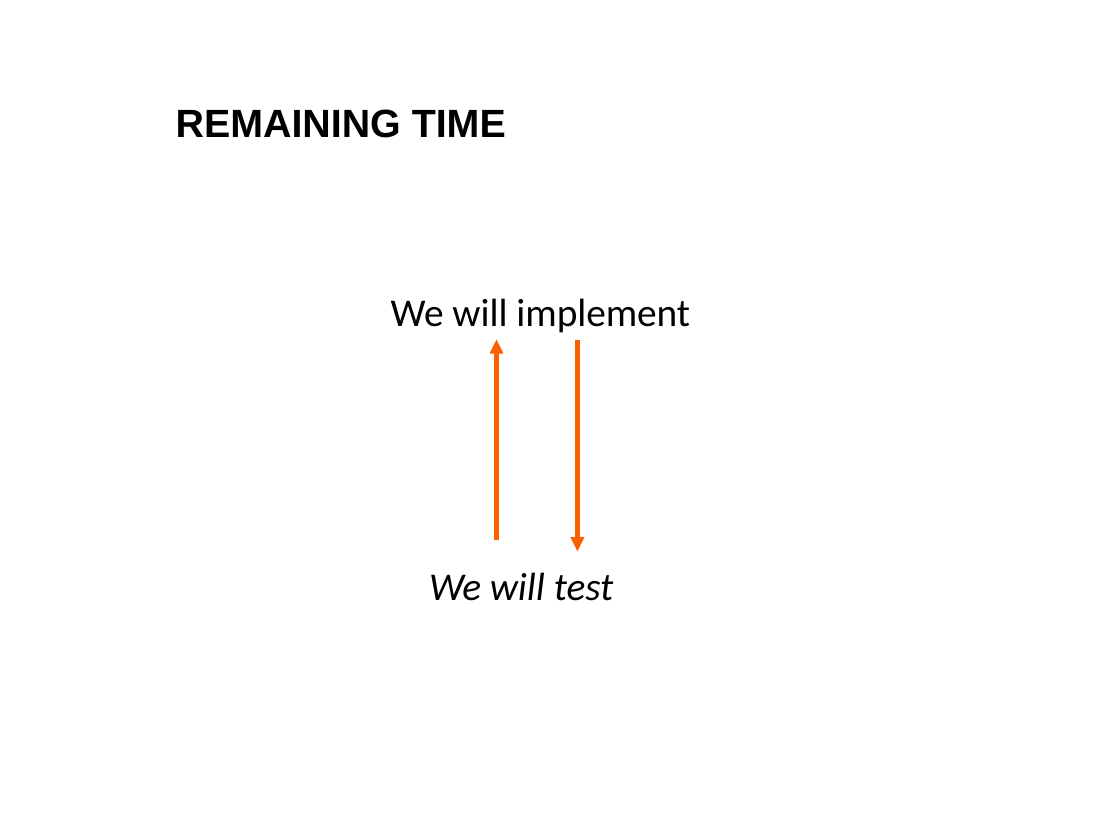
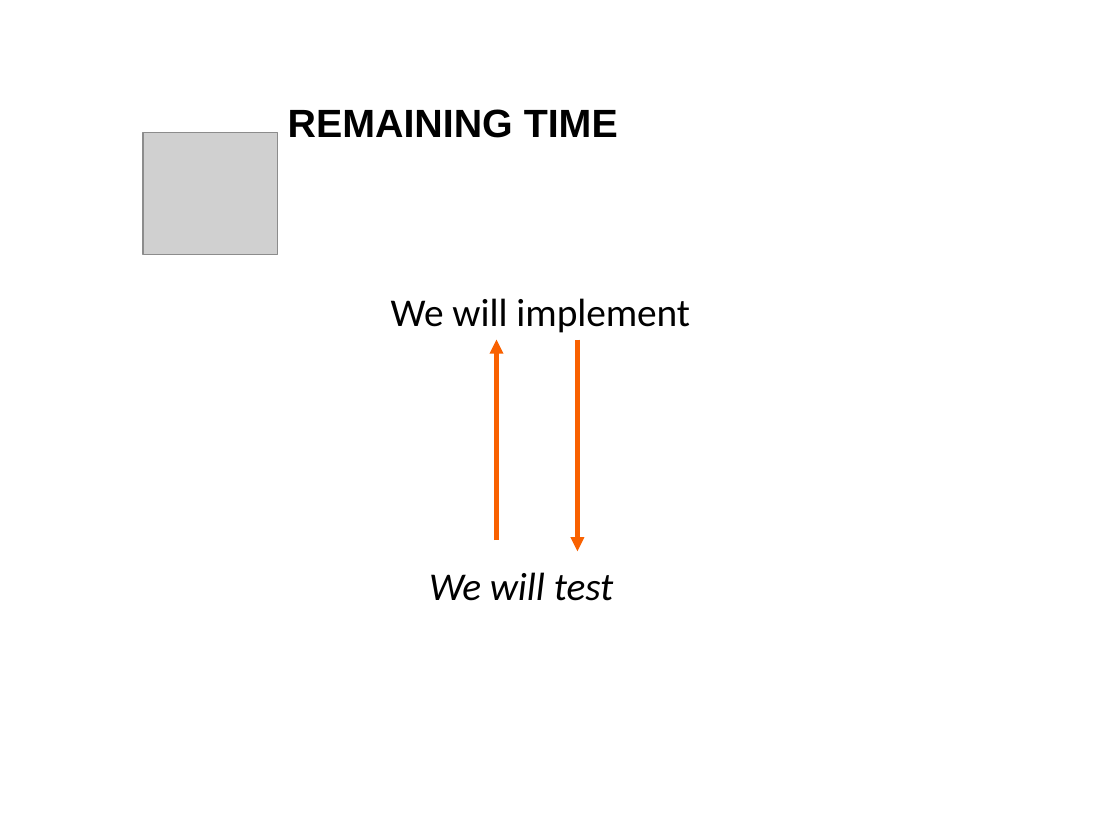
Before and after one commit to deerel/DVA313VolvoCoPilot, a slide deck: slide 18 of Presentations/Project Presentation #2 - mandatory 20171206.pptx. Drawn at 1120x840 pixels with LibreOffice and Linux fonts; fonts in the diff are those of the drawing; grey boxes stand for pictures; background and template pictures are left out. Boxes give left, top, right and bottom in pixels: in the first picture for what was removed or moved away, otherwise in the second. Text is boxed around its words. In the diff, an @@ line names an element or a change of style, - is before the commit and + after.

```diff
--- a/Presentations/Project Presentation #2 - mandatory 20171206.pptx
+++ b/Presentations/Project Presentation #2 - mandatory 20171206.pptx
@@ title "REMAINING TIME": place and size @@
-title "REMAINING TIME" at (176,109,506,138)
+title "REMAINING TIME" at (288,109,618,138)
@@ picture added at (143,132,278,254) @@
```
Also in this commit, not shown: 6 other slides changed.
